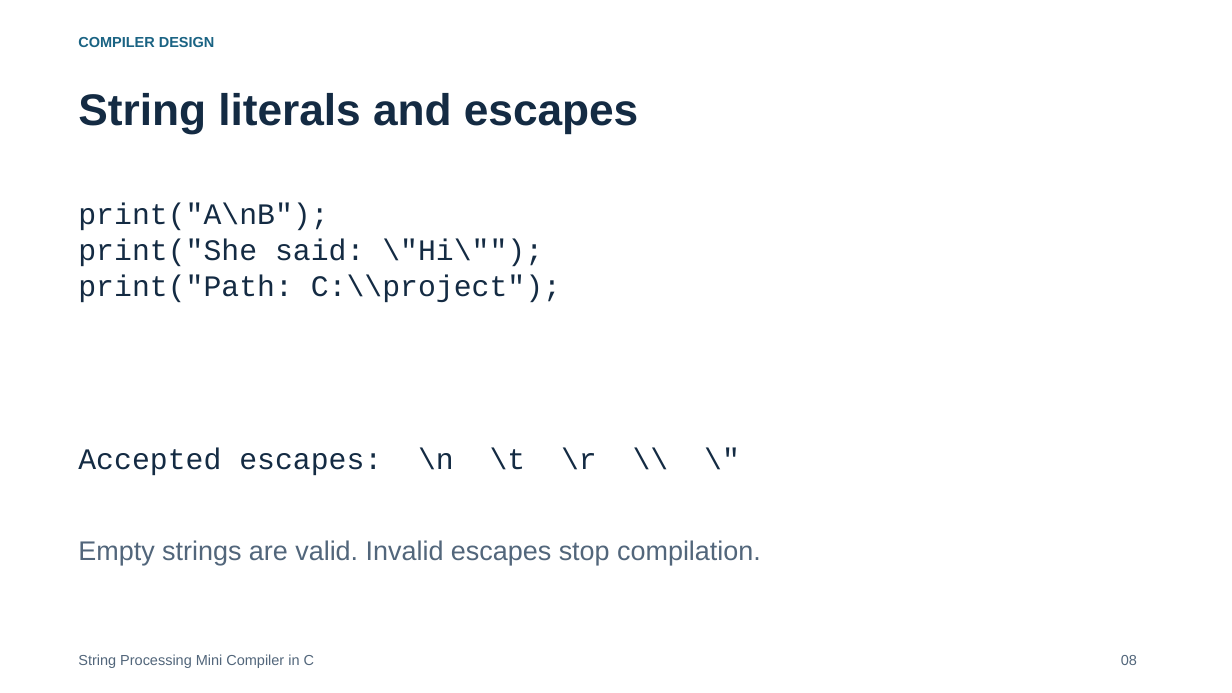
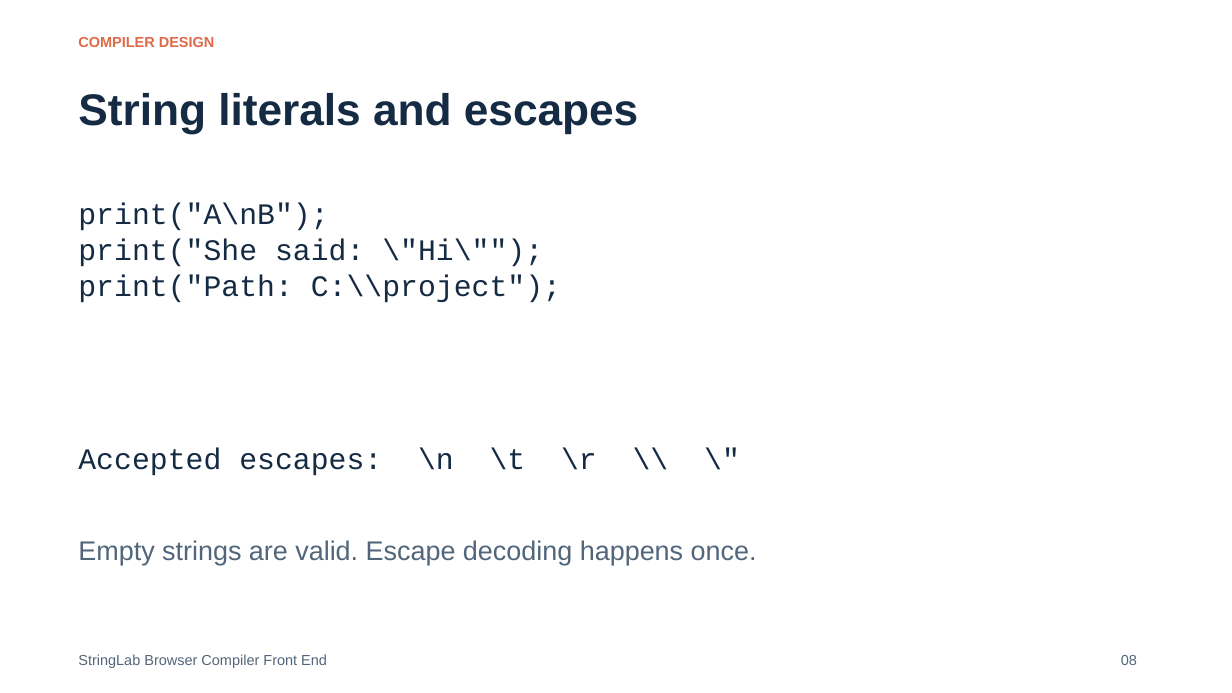
Before and after one commit to Skywalker690/cd-mini-project, a slide deck: slide 8 of submission/Presentation.pptx. Drawn at 1232x693 pixels with LibreOffice and Linux fonts; fonts in the diff are those of the drawing. Boxes give left, top, right and bottom in pixels: in the first picture for what was removed or moved away, otherwise in the second. Text is boxed around its words. In the diff, an @@ line names an element or a change of style, - is before the commit and + after.

Commit message:
refactor: replace console compiler with static browser playground

```diff
--- a/submission/Presentation.pptx
+++ b/submission/Presentation.pptx
@@ text "COMPILER DESIGN" at box(78, 37, 215, 47): text colour #1A6383 to #DF6948 @@
@@ text at box(78, 540, 757, 565): text changed @@
-Empty strings are valid. Invalid escapes stop compilation.
+Empty strings are valid. Escape decoding happens once.
@@ text at box(78, 654, 327, 668): text changed @@
-String Processing Mini Compiler in C
+StringLab Browser Compiler Front End
```
Also in this commit, not shown: 9 other slides changed, 3 slides added, 2 slides removed, 57 other files.
